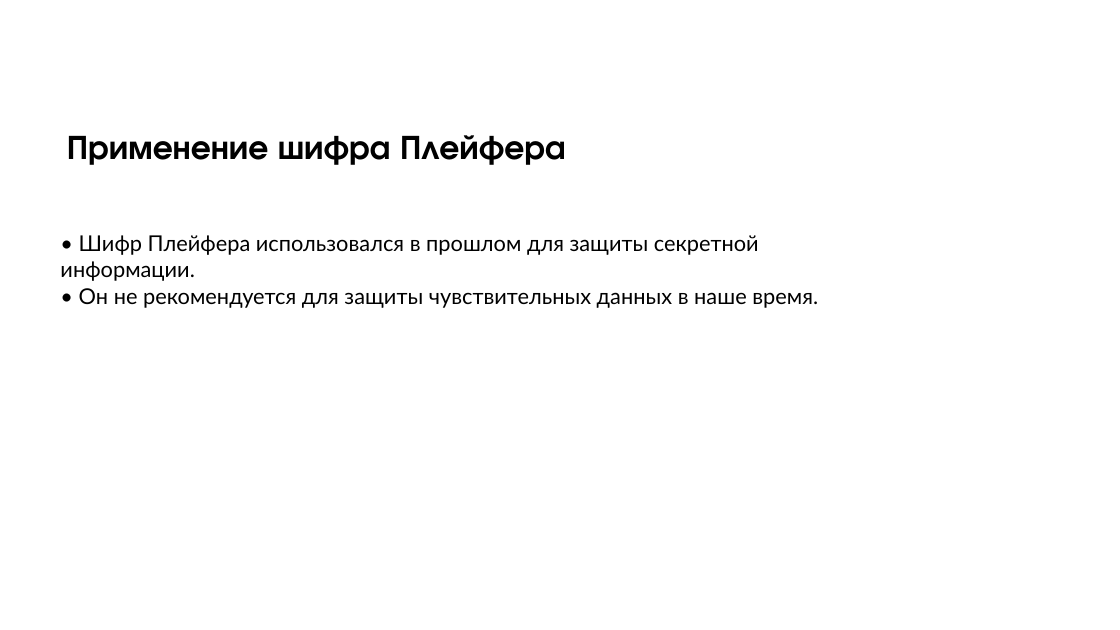
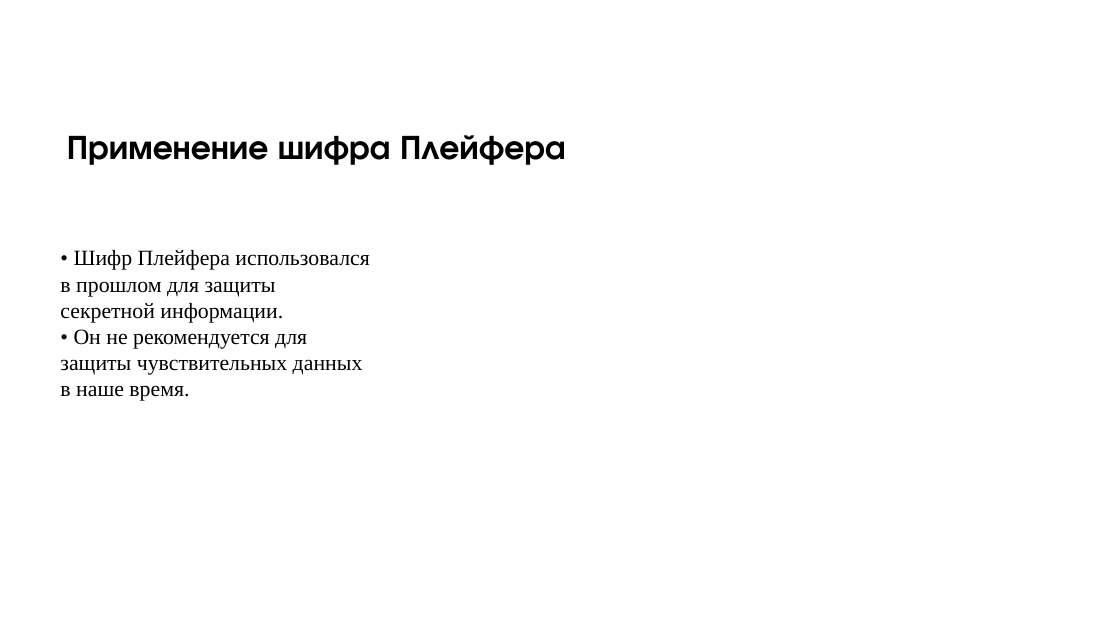
Before and after one commit to TiKhon-it/PlayFair, a slide deck: slide 11 of Реализация шифратора Плейфера на Python.pptx (slide 12 before the commit). Drawn at 1120x630 pixels with LibreOffice and Linux fonts; fonts in the diff are those of the drawing; background and template pictures are left out. Boxes give left, top, right and bottom in pixels: in the first picture for what was removed or moved away, otherwise in the second. Text is boxed around its words. In the diff, an @@ line names an element or a change of style, - is before the commit and + after.

```diff
--- a/Реализация шифратора Плейфера на Python.pptx
+++ b/Реализация шифратора Плейфера на Python.pptx
@@ text "• Шифр Плейфера использовался в ..." at [60, 250, 369, 401]: font Lato to Times New Roman @@
@@ freeform shape added at [809, 222, 1110, 616], fill #FFFFFF @@
```
Also in this commit, not shown: 11 other slides changed, 2 slides added, 3 slides removed.
